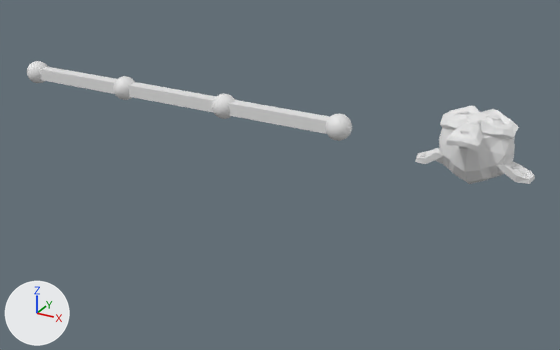
The Blender file IK/arm.blend: old version first, new version second.
The view is the same before and after, from a camera (50 mm lens) standing at (52.2, -49.4, 19.8) and looking at (28.1, -5.6, -2.1). The lights are fixed; the arrows at lower left show +X, +Y and +Z.

The scene before the commit, as lines of its bpy script (objects in view):
```python
me_monkey = bpy.data.meshes.new('Monkey')
me_monkey.from_pydata(...)  # 507 vertices, 500 faces; spans x -1.37..1.37, y -0.98..0.98, z -0.85..0.85
me_sphere = bpy.data.meshes.new('Sphere')
me_sphere.from_pydata(...)  # a box spanning x 0.0..10.0, y -0.5..0.5, z -0.5..0.5; a UV sphere (32 segments, 16 rings, poles along z) spanning x -1.0..1.0, y -1.0..1.0, z -1.0..1.0
me_sphere_001 = bpy.data.meshes.new('Sphere.001')
me_sphere_001.from_pydata(...)  # a box spanning x 0.0..10.0, y -0.5..0.5, z -0.5..0.5; a UV sphere (32 segments, 16 rings, poles along z) spanning x -1.0..1.0, y -1.0..1.0, z -1.0..1.0
me_sphere_002 = bpy.data.meshes.new('Sphere.002')
me_sphere_002.from_pydata(...)  # a box spanning x 0.0..10.0, y -0.5..0.5, z -0.5..0.5; a UV sphere (32 segments, 16 rings, poles along z) spanning x 9.0..11.0, y -1.0..1.0, z -1.0..1.0; a UV sphere (32 segments, 16 rings, poles along z) spanning x -1.0..1.0, y -1.0..1.0, z -1.0..1.0
ob_monkey = bpy.data.objects.new('Monkey', me_monkey)
ob_monkey.location = (40.0, 0.0, 0.0)
ob_monkey.scale = (3.05, 3.05, 3.05)
ob_sphere = bpy.data.objects.new('Sphere', me_sphere)
ob_sphere.location = (0.0, 0.0, 0.0)
ob_sphere_001 = bpy.data.objects.new('Sphere.001', me_sphere_001)
ob_sphere_001.location = (10.0, 0.0, 0.0)
ob_sphere_002 = bpy.data.objects.new('Sphere.002', me_sphere_002)
ob_sphere_002.location = (20.0, 0.0, 0.0)
```
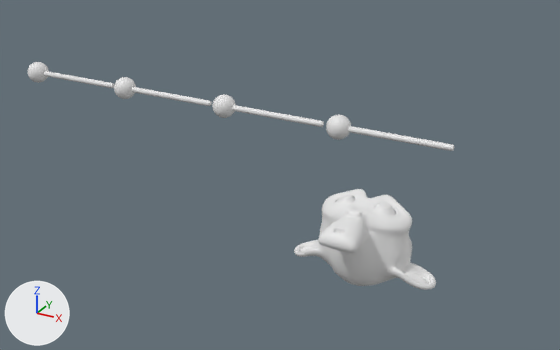
Pixel boxes [x1, y1, x2, y2] of what changed, in the pictures (560 x 350 px):
'Monkey', moved, modifiers changed: before [415, 106, 535, 184]; after [294, 189, 436, 290]
'Sphere.002', reshaped, modifiers changed (21% narrower, 29% shorter): before [212, 94, 352, 141]; after [213, 94, 324, 127]
'Sphere.001', reshaped, modifiers changed: before [113, 76, 216, 112]; after [114, 77, 212, 106]
'Sphere', reshaped, modifiers changed: before [27, 61, 117, 94]; after [28, 62, 114, 88]
'j3', added: after [326, 114, 454, 151]
part 1 of me_sphere_002, rebuilt: before [228, 100, 329, 134]; after [232, 105, 324, 127]
part 2 of me_sphere_002, deleted: before [325, 114, 352, 141]
part 3 of me_sphere_002, cut back: before [212, 94, 235, 119]; after [213, 94, 236, 118]
part 5 of me_sphere_001, rebuilt: before [128, 82, 216, 112]; after [132, 87, 212, 106]
part 6 of me_sphere_001, cut back: before [113, 76, 135, 100]; after [114, 77, 136, 99]
part 8 of me_sphere, rebuilt: before [39, 67, 117, 94]; after [44, 71, 114, 88]
part 9 of me_sphere, cut back: before [27, 61, 48, 83]; after [28, 62, 49, 83]

The change, as a list of edits to the scene's bpy script:
```text
Change me_sphere_002:
    used by ob_sphere_002; location = (20.0, 0.0, 0.0)
    remove me_sphere_002.from_pydata(...)  # 972 vertices, 1030 faces; spans x -1.0..11.0, y -1.0..1.0, z -1.0..1.0
    add me_sphere_002.from_pydata(...)  # 58 vertices, 94 faces; spans x -0.95..8.72, y -1.0..1.0, z -1.0..1.0
    me_sphere_002 part 1: the loose piece of 8 vertices spanning x 0.0..10.0, y -0.5..0.5, z -0.5..0.5 is rebuilt with 16 vertices and now spans x -0.05..8.72, y -0.35..0.35, z -0.35..0.35
    me_sphere_002 part 2: the loose piece of 482 vertices spanning x 9.0..11.0, y -1.0..1.0, z -1.0..1.0 is deleted
    me_sphere_002 part 3: 478 vertices removed from x -1.0..1.0, y -0.98..0.98, z -0.98..0.98; 38 vertices added at x -0.95..0.95, y -0.85..0.85, z -0.85..0.85
    me_sphere_002 part 4: the surface is now shaded smooth
Change me_sphere_001:
    used by ob_sphere_001; location = (10.0, 0.0, 0.0)
    remove me_sphere_001.from_pydata(...)  # 490 vertices, 518 faces; spans x -1.0..10.0, y -1.0..1.0, z -1.0..1.0
    add me_sphere_001.from_pydata(...)  # 58 vertices, 94 faces; spans x -0.95..8.72, y -1.0..1.0, z -1.0..1.0
    me_sphere_001 part 5: the loose piece of 8 vertices spanning x 0.0..10.0, y -0.5..0.5, z -0.5..0.5 is rebuilt with 16 vertices and now spans x -0.05..8.72, y -0.35..0.35, z -0.35..0.35
    me_sphere_001 part 6: 478 vertices removed from x -1.0..1.0, y -0.98..0.98, z -0.98..0.98; 38 vertices added at x -0.95..0.95, y -0.85..0.85, z -0.85..0.85
    me_sphere_001 part 7: the surface is now shaded smooth
Change me_sphere:
    used by ob_sphere; location = (0.0, 0.0, 0.0)
    remove me_sphere.from_pydata(...)  # 490 vertices, 518 faces; spans x -1.0..10.0, y -1.0..1.0, z -1.0..1.0
    add me_sphere.from_pydata(...)  # 58 vertices, 94 faces; spans x -0.95..8.72, y -1.0..1.0, z -1.0..1.0
    me_sphere part 8: the loose piece of 8 vertices spanning x 0.0..10.0, y -0.5..0.5, z -0.5..0.5 is rebuilt with 16 vertices and now spans x -0.05..8.72, y -0.35..0.35, z -0.35..0.35
    me_sphere part 9: 478 vertices removed from x -1.0..1.0, y -0.98..0.98, z -0.98..0.98; 38 vertices added at x -0.95..0.95, y -0.85..0.85, z -0.85..0.85
    me_sphere part 10: the surface is now shaded smooth
Add me_icosphere_007:
    me_icosphere_007.from_pydata(...)  # 58 vertices, 94 faces; spans x -0.95..8.72, y -1.0..1.0, z -1.0..1.0
    me_icosphere_007.polygons.foreach_set('use_smooth', [True] * 94)
Change ob_monkey:
    ob_monkey.location: (40.0, 0.0, 0.0) -> (38.62, -16.25, 0.0)
    add _m = ob_monkey.modifiers.new('Subsurf', 'SUBSURF')
Change ob_sphere_002:
    add _m = ob_sphere_002.modifiers.new('Subsurf', 'SUBSURF')
    add _m.levels = 2
Change ob_sphere_001:
    add _m = ob_sphere_001.modifiers.new('Subsurf', 'SUBSURF')
    add _m.levels = 2
Change ob_sphere:
    add _m = ob_sphere.modifiers.new('Subsurf', 'SUBSURF')
    add _m.levels = 2
Add ob_j3:
    ob_j3 = bpy.data.objects.new('j3', me_icosphere_007)
    ob_j3.location = (30.0, 0.0, 0.0)
    _m = ob_j3.modifiers.new('Subsurf', 'SUBSURF')
    _m.levels = 2
```
